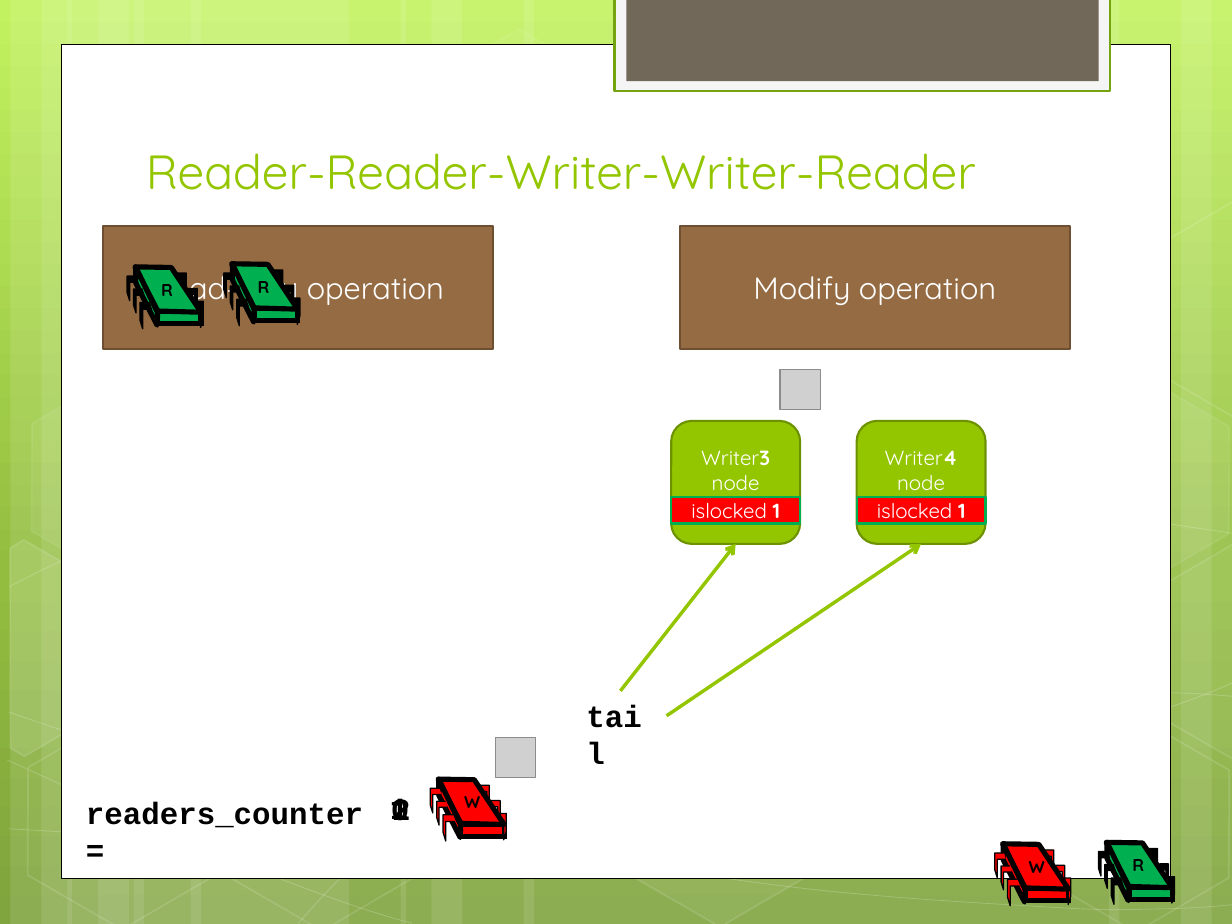
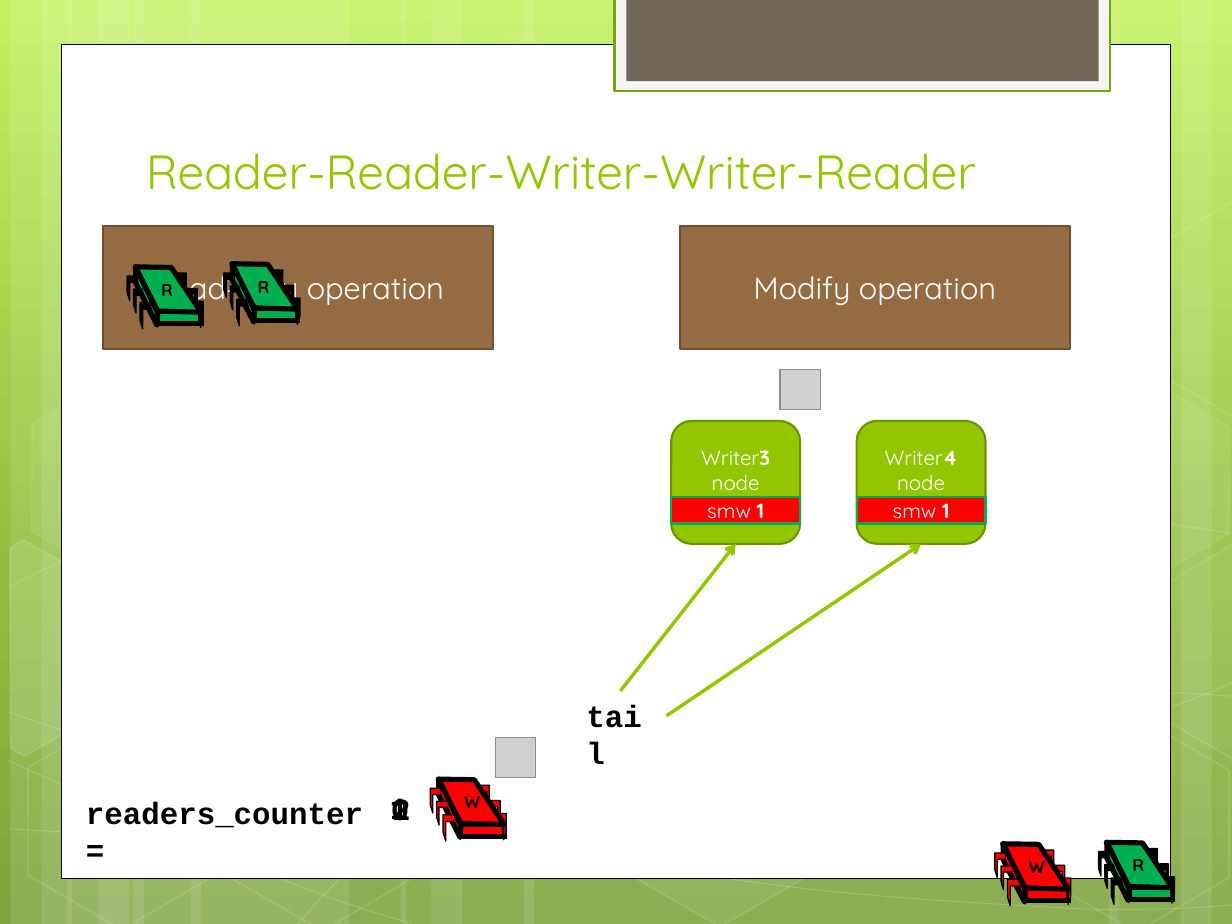
Before and after one commit to pramalhe/ConcurrencyFreaks, a slide deck: slide 8 of Presentations/CLH-RWLock.pptx. Drawn at 1232x924 pixels with LibreOffice and Linux fonts; fonts in the diff are those of the drawing; grey boxes stand for pictures. Boxes give left, top, right and bottom in pixels: in the first picture for what was removed or moved away, otherwise in the second. Text is boxed around its words. In the diff, an @@ line names an element or a change of style, - is before the commit and + after.

```diff
--- a/Presentations/CLH-RWLock.pptx
+++ b/Presentations/CLH-RWLock.pptx
@@ text in rectangle at [707, 497, 764, 523]: text changed @@
-islocked 1
+smw 1
@@ text in rectangle at [893, 497, 949, 523]: text changed @@
-islocked 1
+smw 1
```
Also in this commit, not shown: 7 other slides changed, 3 other files.
